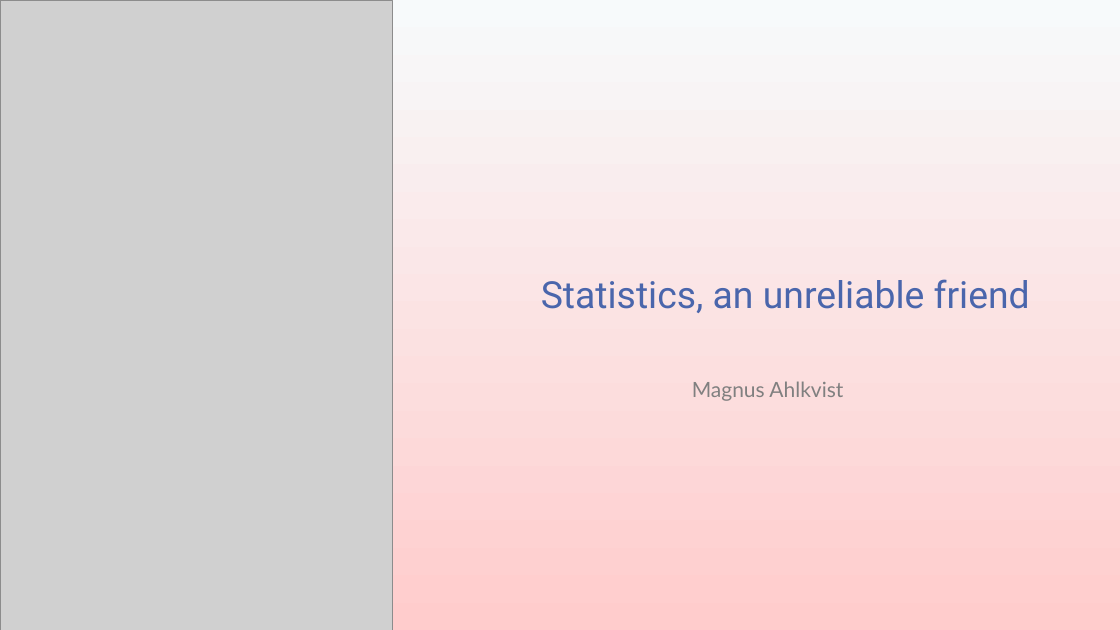
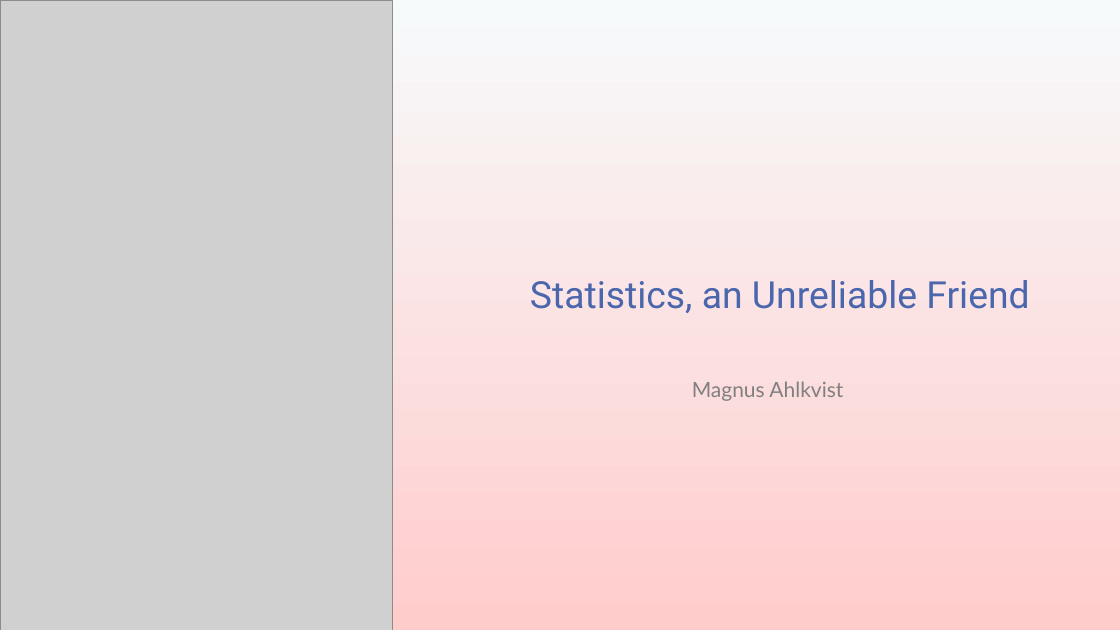
Before and after one commit to transmokopter/Presentations, a slide deck: slide 1 of Statistics an unreliable friend/SQL Saturday 971 Oslo - Statistics an unreliable friend/Statistics_An_Unreliable_Friend_Transmokopter.pptx. Drawn at 1120x630 pixels with LibreOffice and Linux fonts; fonts in the diff are those of the drawing; grey boxes stand for pictures; background and template pictures are left out. Boxes give left, top, right and bottom in pixels: in the first picture for what was removed or moved away, otherwise in the second. Text is boxed around its words. In the diff, an @@ line names an element or a change of style, - is before the commit and + after.

```diff
--- a/Statistics an unreliable friend/SQL Saturday 971 Oslo - Statistics an unreliable friend/Statistics_An_Unreliable_Friend_Transmokopter.pptx
+++ b/Statistics an unreliable friend/SQL Saturday 971 Oslo - Statistics an unreliable friend/Statistics_An_Unreliable_Friend_Transmokopter.pptx
@@ title at (x1=530, y1=280, x2=1029, y2=313): text changed @@
-Statistics, an unreliable friend
+Statistics, an Unreliable Friend
```
Also in this commit, not shown: 1 other slide changed, 5 other files.
